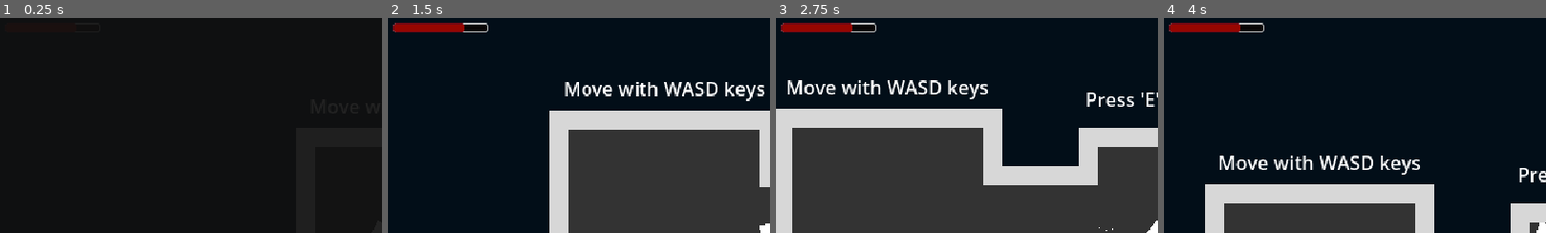
Above: before the commit, frames 1-4 (left to right).
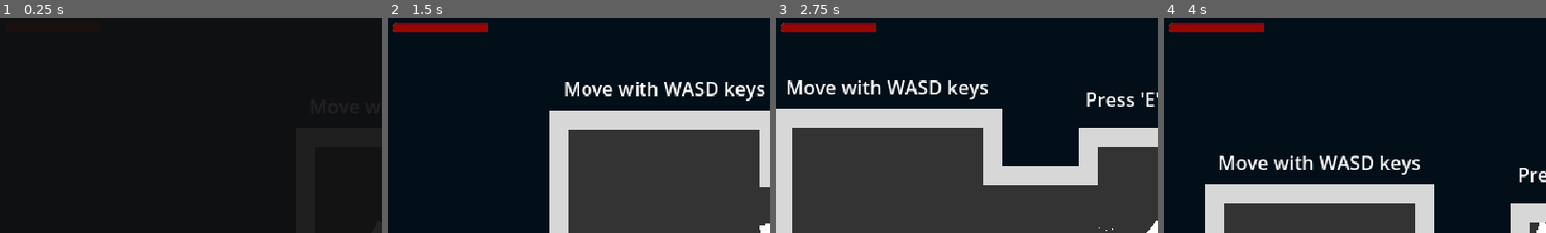
Above: after the commit, the same moments.

Repository: zMenta/Cubesh
Game: Godot game, scene res://main/main.tscn
The game is run twice, just before and just after one commit, with the same random seed, the same clock (stepped at 60 frames per second) and the same inputs.
Inputs (mouse positions are % of the whole screen's width and height, from its top left):
- Up to frame 1 (0.25 s): no input
- Up to frame 2 (1.5 s): tap E (interact) at 0.5, 1.25 s; move the mouse to (72, 45) at 0.52 s; hold D (right) 0.53-1.28 s; click (72, 45) at 0.6 s; move the mouse to (30, 55) at 1.27 s; hold S (down) from 1.28 s (still down); click (30, 55) at 1.35 s
- Up to frame 3 (2.75 s): tap E (interact) at 2 s; move the mouse to (60, 28) at 2.02 s; release S (down) at 2.03 s; hold D (right) from 2.03 s (still down); tap Space (dodge) at 2.1 s; click (60, 28) at 2.3 s
- Up to frame 4 (4 s): tap E (interact) at 2.75, 2.85, 3.5 s; move the mouse to (45, 70) at 2.77 s; release D (right) at 2.78 s; hold W (up) 2.78-3.53 s; click (45, 70) at 3.05 s; move the mouse to (80, 65) at 3.52 s; hold A (left) from 3.53 s (still down); click (80, 65) at 3.6 s
The pictures show only the part of the screen within x 0-50%, y 0-50%; the shares and areas given below are measured in that part.

The runs differ from the first frame. In frame 2, 0.3% of the frame differs, in the area x 19-27%, y 2-7%; in frame 3, 0.3%; in frame 4, 0.3%.

Commit message:
player health bar connect

Diff:
--- a/common/components/component_health.gd
+++ b/common/components/component_health.gd
@@ -16,7 +16,8 @@
 	_create_damage_taken_effect()
 	_create_damage_number(str(attack.damage))
 	current_health = clampi(current_health - attack.damage, 0, max_health)
-	Gamestate.health_changed.emit(current_health)
+	if owner is Player:
+		Gamestate.health_changed.emit(current_health)
 	if current_health <= 0:
 		died.emit()
 
@@ -25,7 +26,8 @@
 func restore(amount: int) -> void:
 	current_health = clampi(current_health + amount, 0, max_health)
 	_create_damage_number("+" + str(amount))
-	Gamestate.health_changed.emit(current_health)
+	if owner is Player:
+		Gamestate.health_changed.emit(current_health)
 
 
 func _create_damage_taken_effect() -> void:
--- a/player/player.gd
+++ b/player/player.gd
@@ -1,4 +1,5 @@
 extends CharacterBody2D
+class_name Player
 
 @export var current_weapon : Weapon
 @export var dash_particle_scene : PackedScene
--- /dev/null
+++ b/ui/status_bar/HealthBar.gd
@@ -0,0 +1,7 @@
+extends ProgressBar
+
+func _ready() -> void:
+	Gamestate.health_changed.connect(_hp_changed)
+
+func _hp_changed(new_value: int) -> void:
+	value = new_value
--- a/ui/status_bar/status_bar.tscn
+++ b/ui/status_bar/status_bar.tscn
@@ -1,4 +1,6 @@
-[gd_scene load_steps=3 format=3 uid="uid://d2wn6iebkg5fq"]
+[gd_scene load_steps=4 format=3 uid="uid://d2wn6iebkg5fq"]
+
+[ext_resource type="Script" path="res://ui/status_bar/HealthBar.gd" id="1_eaejx"]
 
 [sub_resource type="StyleBoxFlat" id="StyleBoxFlat_pqsxo"]
 bg_color = Color(0.0313726, 0.0196078, 0.0196078, 1)
@@ -36,7 +38,7 @@
 [node name="StatusBar" type="VBoxContainer" parent="."]
 layout_mode = 2
 
-[node name="ProgressBar" type="ProgressBar" parent="StatusBar"]
+[node name="HealthBar" type="ProgressBar" parent="StatusBar"]
 custom_minimum_size = Vector2(80, 8)
 layout_mode = 2
 size_flags_horizontal = 0
@@ -45,5 +47,6 @@
 theme_override_styles/fill = SubResource("StyleBoxFlat_nhxt7")
 max_value = 40.0
 step = 1.0
-value = 30.0
+value = 40.0
 show_percentage = false
+script = ExtResource("1_eaejx")
